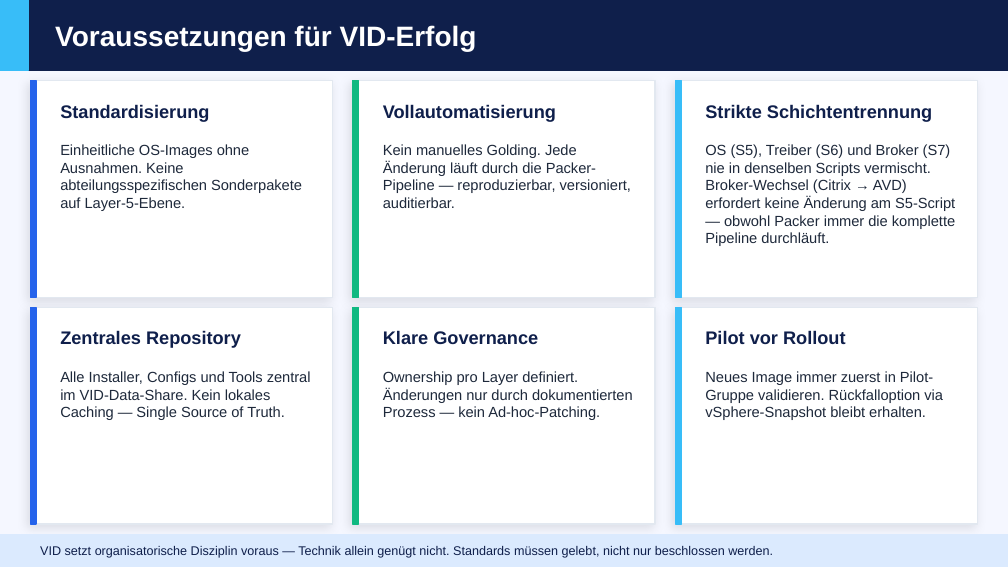
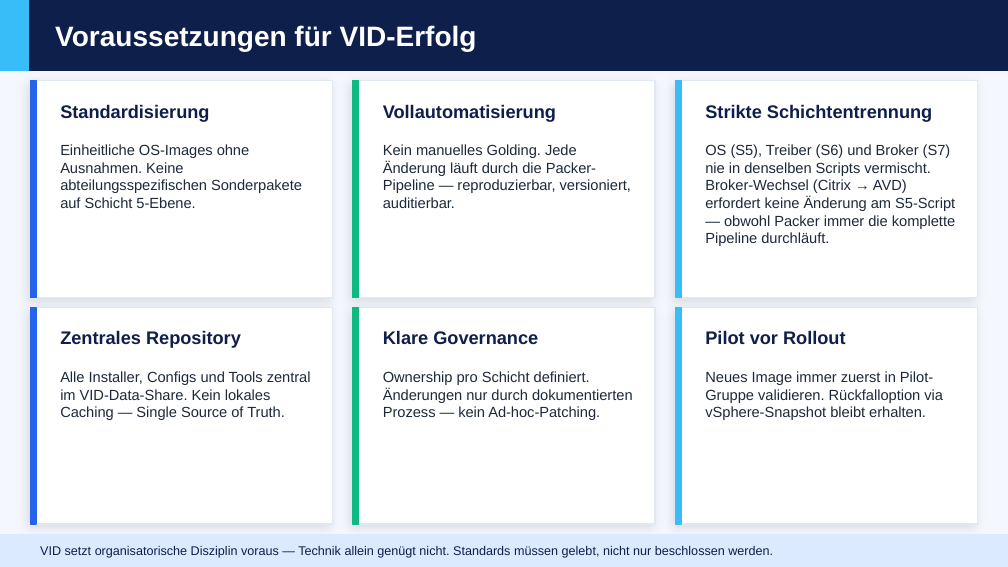
Before and after one commit to cyberms/VID, a slide deck: slide 3 of VID-Management-Praesentation-Phase1.pptx. Drawn at 1008x567 pixels with LibreOffice and Linux fonts; fonts in the diff are those of the drawing. Boxes give left, top, right and bottom in pixels: in the first picture for what was removed or moved away, otherwise in the second. Text is boxed around its words. In the diff, an @@ line names an element or a change of style, - is before the commit and + after.

```diff
--- a/VID-Management-Praesentation-Phase1.pptx
+++ b/VID-Management-Praesentation-Phase1.pptx
@@ text at box(60, 144, 302, 208): text changed @@
-Einheitliche OS-Images ohne Ausnahmen. Keine abteilungsspezifischen Sonderpakete auf Layer-5-Ebene.
+Einheitliche OS-Images ohne Ausnahmen. Keine abteilungsspezifischen Sonderpakete auf Schicht 5-Ebene.
@@ text at box(383, 371, 633, 420): text changed @@
-Ownership pro Layer definiert. Änderungen nur durch dokumentierten Prozess — kein Ad-hoc-Patching.
+Ownership pro Schicht definiert. Änderungen nur durch dokumentierten Prozess — kein Ad-hoc-Patching.
```
Also in this commit, not shown: 6 other slides changed, 2 other files.
